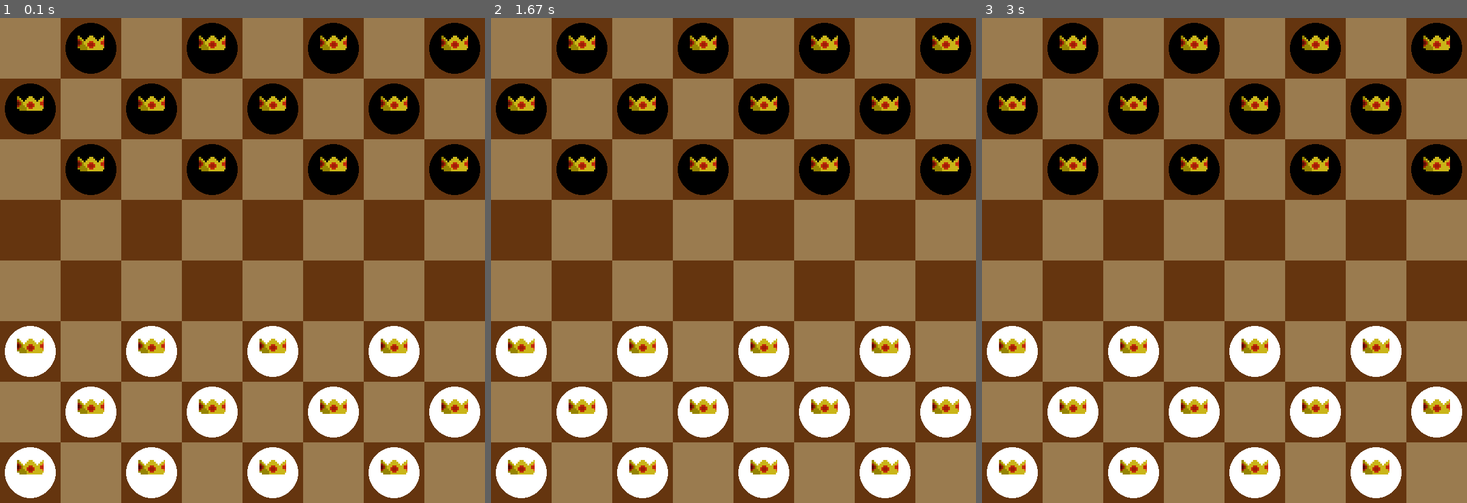
Above: before the commit, frames 1-3 (left to right).
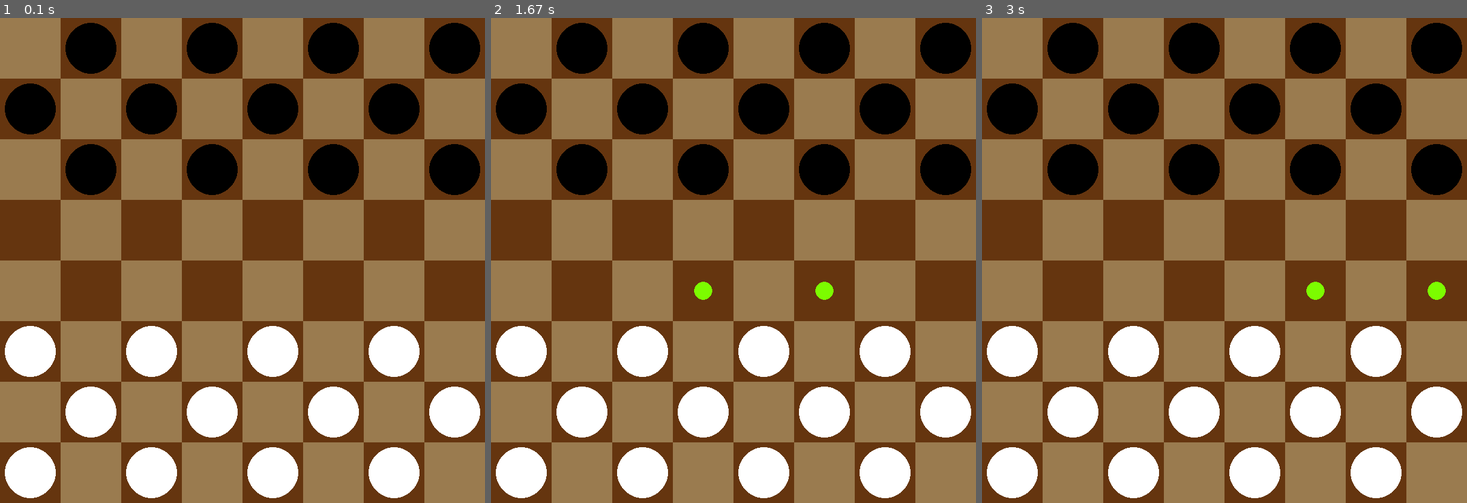
Above: after the commit, the same moments.

Repository: solomonbestz/Checkers-Pygame-
Game: pygame game, started from main.py
Same seed, same stepped clock (60 frames per second), same inputs: the game is played once before the commit and once after it.
Inputs (mouse positions are in pixels of both pictures, inside the frame that each line leads up to):
- Up to frame 1 (0.1 s): no input
- Up to frame 2 (1.67 s): click (733, 260) at 0.38 s; click (782, 367) at 0.72 s; click (806, 90) at 1.05 s
- Up to frame 3 (3 s): click (1200, 386) at 1.88 s; click (1350, 338) at 2.22 s

The runs differ from the first frame. In frame 1, 3.3% of the frame differs, in the area x 3-97%, y 3-95%; in frame 2, 3.5%; in frame 3, 3.5%.

Commit message:
Finished the checkers functionality

Diff:
--- a/checkers/__init__.py
+++ b/checkers/__init__.py
@@ -1,2 +1,3 @@
 from .checker_const import *
 from .board import *
+from .game_manager import GameManager
--- a/checkers/board.py
+++ b/checkers/board.py
@@ -4,9 +4,8 @@
 class Board:
     def __init__(self):
         self.board = []
-        self.selected_piece = None
-        self.brown_left = self.white_left = 12
-        self.brown_kings = self.white_kings = 0
+        self.black_left = self.white_left = 12
+        self.black_kings = self.white_kings = 0
         self.create_board()
 
     def draw_cells(self, window):
@@ -15,6 +14,20 @@
         for row in range(ROWS):
             for col in range(row % 2, ROWS, 2):
                 pg.draw.rect(window, CONTAINER, (row*SQUARE_SIZE, col *SQUARE_SIZE, SQUARE_SIZE, SQUARE_SIZE))
+
+    def move(self, piece, row, col):
+        self.board[piece.row][piece.col], self.board[row][col] = self.board[row][col], self.board[piece.row][piece.col]
+        piece.move(row, col)
+
+        if row == ROWS - 1 or row == 0:
+            piece.make_king()
+            if piece.color == BLACK:
+                self.black_kings += 1
+            else:
+                self.white_kings += 1
+
+    def get_piece(self, row, col):
+        return self.board[row][col]
 
     def create_board(self):
         for row in range(ROWS):
@@ -37,3 +50,101 @@
                 piece = self.board[row][col]
                 if piece != 0:
                     piece.draw(window)
+
+    def remove(self, pieces):
+        for piece in pieces:
+            self.board[piece.row][piece.col] = 0
+            if piece != 0:
+                if piece.color == WHITE:
+                    self.white_left -= 1
+                else:
+                    self.black_left -= 1
+
+    def winner(self):
+        if self.white_left <= 0:
+            return BLACK
+        elif self.black_left  <= 0:
+            return WHITE
+
+        return None
+
+    def get_valid_moves(self, piece):
+        moves = {}
+        left = piece.col - 1
+        right = piece.col + 1
+        row = piece.row
+
+        if piece.color == WHITE or piece.king:
+            moves.update(self._traverse_left(row -1, max(row-3, -1), -1, piece.color, left))
+            moves.update(self._traverse_right(row -1, max(row-3, -1), -1, piece.color, right))
+        if piece.color == BLACK or piece.king:
+            moves.update(self._traverse_left(row + 1, min(row+3, ROWS), 1, piece.color, left))
+            moves.update(self._traverse_right(row + 1, min(row+3, ROWS), 1, piece.color, right))
+
+        return moves
+
+    def _traverse_left(self, start, stop, step, color, left, skipped = []):
+        moves = {}
+        last = []
+        for r in range(start, stop, step):
+            if left < 0:
+                break
+
+            current = self.board[r][left]
+            if current == 0:
+                if skipped and not last:
+                    break
+                elif skipped:
+                    moves[(r, left)] = last + skipped
+                else:
+                    moves[(r, left)] = last
+
+                if last:
+                    if step == -1:
+                        row = max(r-3, 0)
+                    else:
+                        row = min(r+3, ROWS)
+                    moves.update(self._traverse_left(r+step, row, step, color, left-1, skipped=last))
+                    moves.update(self._traverse_right(r+step, row, step, color, left+1, skipped=last))
+                break
+            elif current.color == color:
+                break
+            else:
+                last = [current]
+
+            left -= 1
+        return moves
+
+    def _traverse_right(self, start, stop, step, color, right, skipped = []):
+        moves = {}
+        last = []
+        for r in range(start, stop, step):
+            if right >= COLS:
+                break
+
+            current = self.board[r][right]
+
+            if current == 0:
+                if skipped and not last:
+                    break
+                elif skipped:
+                    moves[(r, right)] = last + skipped
+                else:
+                    moves[(r, right)] = last
+
+                if last:
+                    if step == -1:
+                        row = max(r-3, 0)
+                    else:
+                        row = min(r+3, ROWS)
+                    moves.update(self._traverse_left(r+step, row, step, color, right-1, skipped=last))
+                    moves.update(self._traverse_right(r+step, row, step, color, right+1, skipped=last))
+                break
+            elif current.color == color:
+                break
+            else:
+                last = [current]
+
+            right += 1
+
+        return moves
--- a/checkers/checker_const.py
+++ b/checkers/checker_const.py
@@ -11,6 +11,7 @@
 CONTAINER = (154, 123, 79)
 BORDER_COLOR = (205, 170, 109)
 BLACK = (0, 0, 0)
+GREEN = (124,252,0)
 CELL = (101,53,15)
 WHITE = (255, 255, 255)
 
--- /dev/null
+++ b/checkers/game_manager.py
@@ -0,0 +1,59 @@
+from .checker_const import *
+from .board import Board
+
+class GameManager:
+    def __init__(self, window) -> None:
+        self._init()
+        self.window = window
+
+    def update(self):
+        self.board.draw(self.window)
+        self.draw_valid_moves(self.valid_moves)
+        pg.display.update()
+
+    def _init(self):
+        self.selected_piece = None
+        self.board = Board()
+        self.turn = WHITE
+        self.valid_moves = {}
+
+
+    def reset(self):
+        self._init()
+
+    def select(self, row, col):
+        if self.selected_piece:
+            result = self._move(row, col)
+            if not result:
+                self.selected_piece = None
+                self.select(row, col)
+        piece = self.board.get_piece(row, col)
+        if piece != 0 and piece.color == self.turn:
+            self.selected_piece = piece
+            self.valid_moves = self.board.get_valid_moves(piece)
+            return True
+        return False
+
+    def _move(self, row, col):
+        piece = self.board.get_piece(row, col)
+        if self.selected_piece and piece == 0 and (row, col) in self.valid_moves:
+            self.board.move(self.selected_piece, row, col)
+            skipped = self.valid_moves[(row, col)]
+            self.change_turn()
+            if skipped:
+               self.board.remove(skipped)
+        else:
+            return False
+        return True
+
+    def draw_valid_moves(self, moves):
+        for move in moves:
+            row, col = move
+            pg.draw.circle(self.window, GREEN, (col*SQUARE_SIZE + SQUARE_SIZE//2, row * SQUARE_SIZE + SQUARE_SIZE//2), 15)
+
+    def change_turn(self):
+        self.valid_moves = []
+        if self.turn == WHITE:
+            self.turn = BLACK
+        else:
+            self.turn = WHITE
--- a/checkers/piece.py
+++ b/checkers/piece.py
@@ -7,7 +7,7 @@
         self.row = row
         self.col = col
         self.color = color
-        self.king = True
+        self.king = False
 
         if self.color == BLACK:
             self.direction = -1
@@ -32,5 +32,10 @@
         if self.king:
             window.blit(CROWN, (self.x - CROWN.get_width()//2, self.y - CROWN.get_width()//2))
 
+    def move(self, row, col):
+        self.row = row
+        self.col = col
+        self.calc_postion()
+
     def __repr__(self) -> str:
         return str(self.color)
--- a/main.py
+++ b/main.py
@@ -2,23 +2,35 @@
 
 
 
+def get_row_col_from_mouse(pos):
+    x, y = pos
+    row = y // SQUARE_SIZE
+    col = x //SQUARE_SIZE
+    return row, col
+
 def main():
     game_running = True
     clock = pg.time.Clock()
-    board = Board()
+    game = GameManager(WIN)
+
+
 
     while game_running:
         clock.tick(FPS)
+
+        if game.board.winner() != None:
+            print(game.board.winner())
 
         for event in pg.event.get():
             if event.type == pg.QUIT:
                 game_running = False
 
             if event.type == pg.MOUSEBUTTONDOWN:
-                ...
+                pos = pg.mouse.get_pos()
+                row, col = get_row_col_from_mouse(pos)
+                game.select(row, col)
 
-        board.draw(WIN)
-        pg.display.update()
+        game.update()
     pg.QUIT()
 
 if __name__=='__main__':
